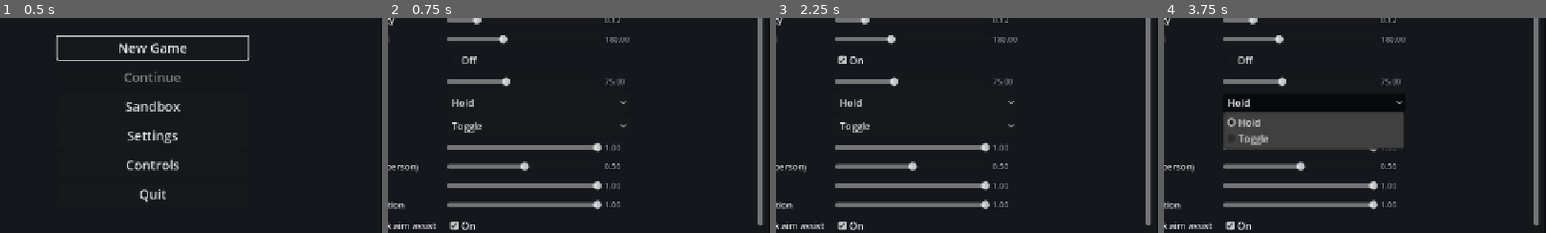
Above: before the commit, frames 1-4 (left to right).
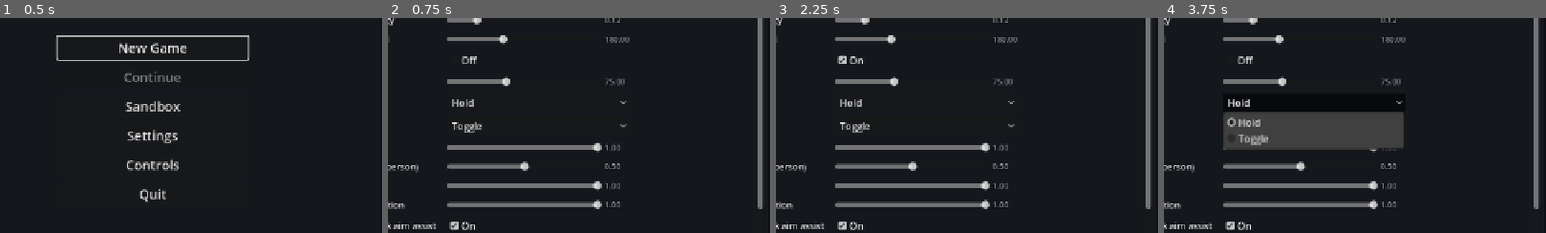
Above: after the commit, the same moments.

Repository: darkstalkermap-prog/Giantborne-Age-of-Titans
Game: Godot game, scene res://scenes/main.tscn
The game is run twice, just before and just after one commit, with the same random seed, the same clock (stepped at 60 frames per second) and the same inputs.
Inputs (mouse positions are % of the whole screen's width and height, from its top left):
- Up to frame 1 (0.5 s): no input
- Up to frame 2 (0.75 s): click "Settings" at 0.5 s
- Up to frame 3 (2.25 s): click (50, 87) at 1.25 s, where only the run after the commit has a clickable "Medium"; click "Off" at 2 s
- Up to frame 4 (3.75 s): click "On" at 2.75 s; click "Hold" at 3.5 s
The pictures show only the part of the screen within x 30-80%, y 28-78%; the shares and areas given below are measured in that part.

Frame 1 is identical in both runs. In frame 2, 0.1% of the frame differs, in the area x 96-98%, y 88-97%; in frame 3, 0.1%; in frame 4, 0.1%.

Commit message:
P14: graphics presets: Settings.graphics_quality (low | medium, --graphics flag, low on the web), LevelRoot applies the level record's render preset (Sun shadow distance, scenery visibility range, viewport MSAA) and the web overrides (AI tier 1 from 30 m); settings page row; tests
Co-Authored-By: Claude Opus 5.5 <noreply@anthropic.com>
Claude-Session: https://claude.ai/code/session_01Go6wybtSnFfKQb9VkEEDGU

Diff:
--- a/scripts/core/settings.gd
+++ b/scripts/core/settings.gd
@@ -1,12 +1,26 @@
 extends Node
-## Player settings (autoload "Settings"): camera comfort, accessibility and input bindings.
+## Player settings (autoload "Settings"): camera comfort, accessibility, input bindings and the
+## graphics preset.
 ##
 ## Stored in user://settings.json through SaveIO (schema-versioned, atomic replace, one
 ## backup). Pass "--no-user-settings" after "--" on the command line (tests, soak runs) to
 ## ignore and never touch the user's file.
+##
+## Graphics preset (P14, plan §3.16): the setting "graphics_quality" is "low" or "medium" (the
+## desktop default). LevelRoot applies the level record's `render` preset for the quality in
+## effect, `graphics_quality` (Sun shadow distance, scenery visibility range, viewport MSAA). The
+## web build always runs "low", and the command-line flag --graphics=low|medium (after "--")
+## fixes the preset for one run without saving it (the reference-PC measurement uses
+## --graphics=low).
 
 const PATH := "user://settings.json"
 const SCHEMA_VERSION := 1
+## The graphics presets (the keys of a level record's `render`; plan §2.8.3).
+const GRAPHICS_QUALITIES := ["low", "medium"]
+const GRAPHICS_DEFAULT := "medium"
+## The web build (single-threaded: the play link) always runs this preset.
+const GRAPHICS_WEB := "low"
+const GRAPHICS_ARG := "--graphics="
 
 const DEFAULTS := {
 	"mouse_sensitivity": 0.12,        ## degrees of camera rotation per mouse pixel
@@ -22,6 +36,7 @@
 	"vibration": 1.0,                 ## 0..1 controller rumble
 	"fp_aim_assist": true,            ## gentle first-person drift toward a locked target
 	"damage_numbers": true,
+	"graphics_quality": GRAPHICS_DEFAULT,   ## low | medium (P14); the web build always runs low
 	"bindings": {},                   ## action -> [event dicts]; replaces that action's defaults
 }
 const RANGES := {
@@ -29,7 +44,8 @@
 	"fov_deg": [60.0, 100.0], "camera_shake": [0.0, 1.0], "head_bob": [0.0, 1.0],
 	"hit_flash": [0.0, 1.0], "vibration": [0.0, 1.0],
 }
-const ENUMS := {"sprint_mode": ["hold", "toggle"], "lock_mode": ["toggle", "hold"]}
+const ENUMS := {"sprint_mode": ["hold", "toggle"], "lock_mode": ["toggle", "hold"],
+	"graphics_quality": GRAPHICS_QUALITIES}
 
 signal changed(key: String)
 
@@ -39,11 +55,24 @@
 var _unsaved := false   ## changed with save=false (live slider drags) and not yet written
 ## Session-only state that survives sandbox resets but is never written to disk.
 var session := {"camera_mode": 0}
+## The preset of --graphics=low|medium for this run ("" = none; never saved).
+var graphics_override := ""
+## The graphics preset in effect (read-only): "low" on the web, else the --graphics flag, else
+## the saved setting (resolve_graphics_quality).
+var graphics_quality: String:
+	get:
+		return resolve_graphics_quality(str(get_value("graphics_quality")), graphics_override,
+			OS.has_feature("web"))
 
 
 func _ready() -> void:
 	values = DEFAULTS.duplicate(true)
-	persist = not OS.get_cmdline_user_args().has("--no-user-settings")
+	var args := OS.get_cmdline_user_args()
+	persist = not args.has("--no-user-settings")
+	var graphics := parse_graphics_arg(args)
+	graphics_override = str(graphics.value)
+	if str(graphics.error) != "":
+		push_warning("[settings] " + str(graphics.error))
 	if persist:
 		load_settings()
 	apply_bindings()
@@ -184,3 +213,47 @@
 			if d == ev:
 				out.append(InputBindings.LABELS.get(other, other))
 	return out
+
+
+# --------------------------------------------------------------------------- graphics preset (P14)
+
+## The preset in effect for a saved value, a --graphics override ("" = none) and the platform:
+## the web build always runs GRAPHICS_WEB; a valid override wins over the saved value; an unknown
+## value falls back to GRAPHICS_DEFAULT.
+static func resolve_graphics_quality(saved: String, override: String, web: bool) -> String:
+	if web:
+		return GRAPHICS_WEB
+	if GRAPHICS_QUALITIES.has(override):
+		return override
+	if GRAPHICS_QUALITIES.has(saved):
+		return saved
+	return GRAPHICS_DEFAULT
+
+
+## The --graphics=low|medium option of the user args: {"value": "" | quality, "error": ""}. An
+## unknown value is an error message (the caller warns) and no override.
+static func parse_graphics_arg(args: PackedStringArray) -> Dictionary:
+	var out := {"value": "", "error": ""}
+	for arg in args:
+		if not arg.begins_with(GRAPHICS_ARG):
+			continue
+		var v := arg.substr(GRAPHICS_ARG.length()).strip_edges().to_lower()
+		if GRAPHICS_QUALITIES.has(v):
+			out.value = v
+			out.error = ""
+		else:
+			out.value = ""
+			out.error = "unknown %s%s (allowed: %s); the saved preset is used" % [GRAPHICS_ARG, v,
+				", ".join(PackedStringArray(GRAPHICS_QUALITIES))]
+	return out
+
+
+## Why the saved graphics setting does not decide the preset now ("" when it does): the web
+## build, or a --graphics flag. The settings page shows the row disabled with this text.
+func graphics_lock_reason() -> String:
+	if OS.has_feature("web"):
+		return "The web build always uses the Low preset."
+	if graphics_override != "":
+		return "Set to %s for this run by %s%s." % [graphics_override.capitalize(), GRAPHICS_ARG,
+			graphics_override]
+	return ""
--- a/scripts/world/level_root.gd
+++ b/scripts/world/level_root.gd
@@ -16,18 +16,41 @@
 ##
 ## Lookups are built once at _ready from the groups (descendants of this root only) and
 ## rebuilt when an id is not found, so nodes added later (tests) are found too.
+##
+## Graphics presets (P14, plan §3.16, §5.4): at _ready, and whenever the graphics setting
+## changes, the level record's `render` preset for the quality in effect is applied - the Sun's
+## directional_shadow_max_distance, visibility_range_end on every scenery geometry below this
+## root (groups SCENERY_GROUPS) and the viewport's 3D MSAA (put back when the level leaves the
+## tree). The quality is Settings.graphics_quality; on the web (or with force_web_for_tests) the
+## record's `web_overrides` decide instead: their `quality` (low) and `ai_tier1_m`, the distance
+## beyond which the EncounterDirector runs AI LOD tier 1 (its near_m: 30 m instead of 40 m).
 
 const GROUP := "level_root"
 ## Navigation layer bit -> the child of Navigation that holds it (plan §2.2).
 const NAV_REGION_NAMES := {1: "Human", 2: "Large", 4: "Giant", 8: "SmallGiant"}
+## Scenery geometry the preset's scenery_visibility_end_m applies to: "scenery" (any level) and
+## the Valley builder's "valley_scenery" (its tree MultiMeshes).
+const SCENERY_GROUPS := ["scenery", "valley_scenery"]
+## A preset's msaa (samples) -> Viewport.MSAA.
+const MSAA_MODES := {0: Viewport.MSAA_DISABLED, 2: Viewport.MSAA_2X, 4: Viewport.MSAA_4X, 8: Viewport.MSAA_8X}
+## The quality the web build runs when the record's web_overrides name none.
+const WEB_QUALITY := "low"
 
 ## The id of this level's `level` record (budget, AI LOD, districts, start checkpoint).
 @export var level_id := "level.valley"
+
+## Tests: behave as the web build (apply the record's web_overrides). Reset it after the test.
+static var force_web_for_tests := false
+
+## What apply_graphics() did last: {"quality", "web", "shadow_distance_m", "scenery_visibility_end_m",
+## "scenery_nodes", "msaa", "ai_tier1_m"} (only the keys it applied; {} before the first call).
+var applied_graphics: Dictionary = {}
 
 var _markers: Dictionary = {}       # marker_id -> LevelMarker
 var _checkpoints: Dictionary = {}   # checkpoint_id -> CheckpointMarker
 var _areas: Dictionary = {}         # area_id -> AreaTrigger
 var _player_ref: WeakRef = null
+var _msaa_before := -1              # the viewport's MSAA before this level changed it (-1: unchanged)
 
 
 func _enter_tree() -> void:
@@ -36,6 +59,13 @@
 
 func _ready() -> void:
 	rebuild_lookups()
+	apply_graphics()
+	if not Settings.changed.is_connected(_on_settings_changed):
+		Settings.changed.connect(_on_settings_changed)
+
+
+func _exit_tree() -> void:
+	_restore_msaa()
 
 
 ## The level record named by level_id ({} when there is none, e.g. a level without data).
@@ -193,3 +223,108 @@
 
 func _owns(n: Node) -> bool:
 	return n == self or is_ancestor_of(n)
+
+
+# --------------------------------------------------------------------------- graphics presets (P14)
+
+## True in the web build, or while force_web_for_tests is set.
+static func is_web() -> bool:
+	return OS.has_feature("web") or force_web_for_tests
+
+
+## The record's web_overrides ({} when it has none).
+func web_overrides() -> Dictionary:
+	var w: Variant = level_record().get("web_overrides", {})
+	return w if typeof(w) == TYPE_DICTIONARY else {}
+
+
+## The graphics quality this level runs: on the web the record's web_overrides.quality (default
+## low), else Settings.graphics_quality (the saved setting or the --graphics flag).
+func graphics_quality() -> String:
+	if is_web():
+		var q := str(web_overrides().get("quality", WEB_QUALITY))
+		return q if Settings.GRAPHICS_QUALITIES.has(q) else WEB_QUALITY
+	return Settings.graphics_quality
+
+
+## The record's render preset for `quality` ({} when the record has none).
+func render_preset(quality: String) -> Dictionary:
+	var render: Variant = level_record().get("render", {})
+	if typeof(render) != TYPE_DICTIONARY:
+		return {}
+	var preset: Variant = (render as Dictionary).get(quality, {})
+	return preset if typeof(preset) == TYPE_DICTIONARY else {}
+
+
+## Applies the render preset of graphics_quality() (and, on the web, the AI tier-1 distance of
+## web_overrides) and returns what it applied (also kept in applied_graphics). Safe to call
+## again: everything it sets is absolute. Called at _ready and on a graphics setting change.
+func apply_graphics() -> Dictionary:
+	var q := graphics_quality()
+	var out := {"quality": q, "web": is_web()}
+	var preset := render_preset(q)
+	if SchemaUtil.is_number(preset.get("shadow_distance_m")):
+		var sun := sun_light()
+		if sun != null:
+			sun.directional_shadow_max_distance = float(preset.shadow_distance_m)
+			out["shadow_distance_m"] = sun.directional_shadow_max_distance
+	if SchemaUtil.is_number(preset.get("scenery_visibility_end_m")):
+		var end := float(preset.scenery_visibility_end_m)
+		var nodes := scenery_nodes()
+		for g in nodes:
+			g.visibility_range_end = end
+		out["scenery_visibility_end_m"] = end
+		out["scenery_nodes"] = nodes.size()
+	if SchemaUtil.is_number(preset.get("msaa")) and is_inside_tree():
+		var mode: int = MSAA_MODES.get(int(preset.msaa), Viewport.MSAA_DISABLED)
+		var vp := get_viewport()
+		if _msaa_before < 0:
+			_msaa_before = vp.msaa_3d
+		vp.msaa_3d = mode as Viewport.MSAA
+		out["msaa"] = int(preset.msaa)
+	if is_web():
+		var tier1: Variant = web_overrides().get("ai_tier1_m")
+		var d := director()
+		if SchemaUtil.is_number(tier1) and d != null:
+			# The director's tier-0 radius: beyond it members run the reduced tier-1 rates.
+			d.near_m = minf(float(tier1), d.mid_m)
+			out["ai_tier1_m"] = d.near_m
+	applied_graphics = out
+	return out
+
+
+## The level's sun: the child named "Sun", else the first DirectionalLight3D below this root.
+func sun_light() -> DirectionalLight3D:
+	var sun := get_node_or_null("Sun") as DirectionalLight3D
+	if sun != null:
+		return sun
+	var found := find_children("*", "DirectionalLight3D", true, false)
+	return found[0] as DirectionalLight3D if not found.is_empty() else null
+
+
+## The scenery geometry below this root (members of SCENERY_GROUPS), each once.
+func scenery_nodes() -> Array[GeometryInstance3D]:
+	var out: Array[GeometryInstance3D] = []
+	if not is_inside_tree():
+		return out
+	for group: String in SCENERY_GROUPS:
+		for n in get_tree().get_nodes_in_group(group):
+			var g := n as GeometryInstance3D
+			if g != null and _owns(g) and not out.has(g):
+				out.append(g)
+	return out
+
+
+func _on_settings_changed(key: String) -> void:
+	if key == "graphics_quality" and is_inside_tree():
+		apply_graphics()
+
+
+## Puts the viewport's MSAA back as it was before this level changed it.
+func _restore_msaa() -> void:
+	if _msaa_before < 0:
+		return
+	var vp := get_viewport()
+	if vp != null:
+		vp.msaa_3d = _msaa_before as Viewport.MSAA
+	_msaa_before = -1
--- /dev/null
+++ b/tests/integration/test_graphics_quality.gd
@@ -0,0 +1,213 @@
+extends IntegrationSuite
+## Graphics presets (P14, plan §3.16, §5.4): LevelRoot applies its level record's `render` preset
+## for the quality in effect - the Sun's shadow distance, visibility_range_end on the scenery
+## below it (groups "scenery" and "valley_scenery") and the viewport's MSAA - at _ready and again
+## when the setting changes; the --graphics flag fixes the quality for a run; the web build (here
+## LevelRoot.force_web_for_tests) runs the record's web_overrides: low and AI tier 1 from 30 m.
+
+## A test level whose record carries both presets and web overrides (P10a's director test level:
+## low 60 / 160 / no MSAA, medium 120 / 220 / 2x, web low with tier 1 from 30 m).
+const LEVEL_ID := "level.director_test"
+
+var _saved_quality: Variant
+var _saved_override := ""
+var _msaa_before := 0
+
+
+func before_each() -> void:
+	await super()
+	_saved_quality = Settings.values.get("graphics_quality", Settings.GRAPHICS_DEFAULT)
+	_saved_override = Settings.graphics_override
+	Settings.graphics_override = ""
+	_msaa_before = get_viewport().msaa_3d
+	LevelRoot.force_web_for_tests = false
+
+
+func after_each() -> void:
+	LevelRoot.force_web_for_tests = false
+	Settings.values["graphics_quality"] = _saved_quality
+	Settings.graphics_override = _saved_override
+	get_viewport().msaa_3d = _msaa_before as Viewport.MSAA
+	await super()
+
+
+## A small LevelRoot for `level_id`: a Sun (shadows to 90 m), one tree MeshInstance3D in group
+## "scenery", one MultiMeshInstance3D in "valley_scenery", optionally an EncounterDirector.
+func _level(level_id := LEVEL_ID, with_director := true) -> LevelRoot:
+	var lv := LevelRoot.new()
+	lv.name = "GraphicsTestLevel"
+	lv.level_id = level_id
+	var sun := DirectionalLight3D.new()
+	sun.name = "Sun"
+	sun.shadow_enabled = true
+	sun.directional_shadow_max_distance = 90.0
+	lv.add_child(sun)
+	var tree := MeshInstance3D.new()
+	tree.name = "Tree"
+	tree.mesh = BoxMesh.new()
+	tree.visibility_range_end = 999.0
+	tree.add_to_group("scenery", true)
+	lv.add_child(tree)
+	var forest := MultiMeshInstance3D.new()
+	forest.name = "Forest"
+	forest.visibility_range_end = 999.0
+	forest.add_to_group("valley_scenery", true)
+	lv.add_child(forest)
+	if with_director:
+		var d := EncounterDirector.new()
+		d.name = "EncounterDirector"
+		lv.add_child(d)
+	world.add_child(lv)
+	return lv
+
+
+## A preset with every value as a float, keys sorted (JSON numbers load as floats).
+static func _numbers(d: Variant) -> Dictionary:
+	var out := {}
+	if typeof(d) != TYPE_DICTIONARY:
+		return out
+	var keys: Array = (d as Dictionary).keys()
+	keys.sort()
+	for k: Variant in keys:
+		out[k] = float(d[k])
+	return out
+
+
+func _sun(lv: LevelRoot) -> DirectionalLight3D:
+	return lv.get_node("Sun") as DirectionalLight3D
+
+
+func _tree(lv: LevelRoot) -> GeometryInstance3D:
+	return lv.get_node("Tree") as GeometryInstance3D
+
+
+func _forest(lv: LevelRoot) -> GeometryInstance3D:
+	return lv.get_node("Forest") as GeometryInstance3D
+
+
+func test_presets_follow_the_setting() -> void:
+	Settings.values["graphics_quality"] = "medium"
+	var outside := MeshInstance3D.new()
+	outside.visibility_range_end = 999.0
+	outside.add_to_group("scenery", true)
+	world.add_child(outside)   # scenery of another level: never touched
+	var lv := _level()
+	await step_ticks(1)
+	assert_eq(lv.graphics_quality(), "medium", "the saved setting decides on desktop")
+	assert_near(_sun(lv).directional_shadow_max_distance, 120.0, 0.001, "medium: shadows to 120 m")
+	assert_near(_tree(lv).visibility_range_end, 220.0, 0.001, "medium: scenery to 220 m")
+	assert_near(_forest(lv).visibility_range_end, 220.0, 0.001, "also the Valley builder's scenery group")
+	assert_near(outside.visibility_range_end, 999.0, 0.001, "scenery outside the level is left alone")
+	assert_eq(int(get_viewport().msaa_3d), int(Viewport.MSAA_2X), "medium: 2x MSAA")
+	assert_eq(int(lv.applied_graphics.get("scenery_nodes", 0)), 2, "two scenery nodes")
+	# A live change (the settings page) re-applies at once.
+	Settings.set_value("graphics_quality", "low", false)
+	assert_eq(str(lv.applied_graphics.get("quality", "")), "low", "re-applied on the change")
+	assert_near(_sun(lv).directional_shadow_max_distance, 60.0, 0.001, "low: shadows to 60 m")
+	assert_near(_tree(lv).visibility_range_end, 160.0, 0.001, "low: scenery to 160 m")
+	assert_near(_forest(lv).visibility_range_end, 160.0, 0.001, "low: the Valley scenery group too")
+	assert_eq(int(get_viewport().msaa_3d), int(Viewport.MSAA_DISABLED), "low: no MSAA")
+	assert_eq(int(lv.applied_graphics.get("msaa", -1)), 0, "applied msaa reported")
+	assert_false(lv.applied_graphics.has("ai_tier1_m"), "desktop: the AI LOD distances stay the record's")
+	assert_near(lv.director().near_m, 40.0, 0.001, "desktop: AI tier 1 from 40 m")
+	Settings.set_value("graphics_quality", "medium", false)
+	assert_near(_sun(lv).directional_shadow_max_distance, 120.0, 0.001, "and back to medium")
+	# Another setting does not re-apply (the scenery keeps a value set meanwhile).
+	_tree(lv).visibility_range_end = 50.0
+	Settings.set_value("camera_shake", float(Settings.get_value("camera_shake")), false)
+	assert_near(_tree(lv).visibility_range_end, 50.0, 0.001, "only graphics_quality re-applies")
+	# Leaving the tree puts the viewport's MSAA back.
+	Settings.set_value("graphics_quality", "low", false)
+	world.remove_child(lv)
+	lv.free()
+	assert_eq(int(get_viewport().msaa_3d), _msaa_before, "the viewport MSAA is restored when the level leaves")
+
+
+func test_the_command_line_flag_fixes_the_preset() -> void:
+	assert_eq(Settings.parse_graphics_arg(PackedStringArray(["--graphics=low"])),
+		{"value": "low", "error": ""}, "--graphics=low")
+	assert_eq(str(Settings.parse_graphics_arg(PackedStringArray(["--mode=valley", "--graphics=MEDIUM"])).value),
+		"medium", "case does not matter")
+	assert_eq(str(Settings.parse_graphics_arg(PackedStringArray([])).value), "", "no flag: no override")
+	var bad := Settings.parse_graphics_arg(PackedStringArray(["--graphics=ultra"]))
+	assert_eq(str(bad.value), "", "an unknown preset is no override")
+	assert_true(str(bad.error).contains("--graphics=ultra"), "and an error to warn about (%s)" % bad.error)
+	assert_eq(Settings.resolve_graphics_quality("medium", "", false), "medium", "saved medium")
+	assert_eq(Settings.resolve_graphics_quality("low", "", false), "low", "saved low")
+	assert_eq(Settings.resolve_graphics_quality("medium", "low", false), "low", "the flag wins over the setting")
+	assert_eq(Settings.resolve_graphics_quality("low", "medium", false), "medium", "both ways")
+	assert_eq(Settings.resolve_graphics_quality("medium", "", true), "low", "the web always runs low")
+	assert_eq(Settings.resolve_graphics_quality("medium", "medium", true), "low", "even with the flag")
+	assert_eq(Settings.resolve_graphics_quality("ultra", "", false), Settings.GRAPHICS_DEFAULT, "unknown saved value")
+	assert_eq(Settings.GRAPHICS_DEFAULT, "medium", "desktop default medium")
+	assert_eq(str(Settings.DEFAULTS.graphics_quality), "medium", "the default setting")
+	# The flag decides the level's preset and locks the settings row.
+	Settings.values["graphics_quality"] = "medium"
+	Settings.graphics_override = "low"
+	assert_eq(Settings.graphics_quality, "low", "the preset in effect")
+	assert_true(Settings.graphics_lock_reason().contains("--graphics=low"), "the row explains why it is locked")
+	var lv := _level(LEVEL_ID, false)
+	await step_ticks(1)
+	assert_near(_sun(lv).directional_shadow_max_distance, 60.0, 0.001, "--graphics=low applies low")
+	var grid := GridContainer.new()
+	world.add_child(grid)
+	var row := SettingsPages.graphics_row(grid)
+	assert_true(row.disabled, "the settings row is disabled while the flag rules")
+	assert_eq(row.get_item_text(row.selected), "Low", "and shows the preset in effect")
+	Settings.graphics_override = ""
+	assert_eq(Settings.graphics_lock_reason(), "", "no flag: the setting decides")
+	var free_row := SettingsPages.graphics_row(grid)
+	assert_false(free_row.disabled, "the row is enabled without the flag")
+	assert_eq(free_row.item_count, 2, "Low and Medium")
+	assert_eq(free_row.get_item_text(free_row.selected), "Medium", "showing the saved setting")
+	free_row.item_selected.emit(0)
+	assert_eq(str(Settings.get_value("graphics_quality")), "low", "choosing Low changes the setting")
+	assert_near(_sun(lv).directional_shadow_max_distance, 60.0, 0.001, "and the level follows")
+	grid.queue_free()
+
+
+func test_the_web_build_runs_low_with_nearer_ai_tier_1() -> void:
+	Settings.values["graphics_quality"] = "medium"
+	LevelRoot.force_web_for_tests = true
+	var lv := _level()
+	await step_ticks(1)
+	assert_true(LevelRoot.is_web(), "forced web")
+	assert_eq(lv.graphics_quality(), "low", "the web overrides force low over a medium setting")
+	assert_near(_sun(lv).directional_shadow_max_distance, 60.0, 0.001, "web: shadows to 60 m")
+	assert_near(_tree(lv).visibility_range_end, 160.0, 0.001, "web: scenery to 160 m")
+	assert_eq(int(get_viewport().msaa_3d), int(Viewport.MSAA_DISABLED), "web: no MSAA")
+	assert_near(lv.director().near_m, 30.0, 0.001, "web: AI tier 1 from 30 m")
+	assert_near(lv.director().mid_m, 90.0, 0.001, "tier 2 still from 90 m")
+	assert_near(float(lv.applied_graphics.get("ai_tier1_m", 0.0)), 30.0, 0.001, "reported")
+	assert_true(bool(lv.applied_graphics.get("web", false)), "and marked as the web preset")
+	assert_eq(lv.director().lod_tier_for(Vector3(35, 0, 0), Vector3.ZERO, false), 1, "35 m away: tier 1 on the web")
+	# A setting change cannot leave low on the web.
+	Settings.set_value("graphics_quality", "medium", false)
+	assert_near(_sun(lv).directional_shadow_max_distance, 60.0, 0.001, "still low after a setting change")
+	# Without the forced flag the same record gives the desktop distances.
+	LevelRoot.force_web_for_tests = false
+	var desk := _level()
+	await step_ticks(1)
+	assert_near(desk.director().near_m, 40.0, 0.001, "desktop: tier 1 from 40 m")
+	assert_eq(desk.director().lod_tier_for(Vector3(35, 0, 0), Vector3.ZERO, false), 0, "35 m away: tier 0 on desktop")
+
+
+func test_level_records_carry_the_presets() -> void:
+	for id: String in ["level.valley", "level.director_test", "level.stress_arena"]:
+		var rec := GameData.get_record(id)
+		if id == "level.stress_arena" and rec.is_empty():
+			continue   # the stress arena's record arrives with its scene
+		assert_eq(str(rec.get("type", "")), "level", "%s exists" % id)
+		var render: Dictionary = rec.get("render", {})
+		assert_eq(_numbers(render.get("low", {})), {"msaa": 0.0, "scenery_visibility_end_m": 160.0,
+			"shadow_distance_m": 60.0}, "%s: the low preset (plan §5.4)" % id)
+		assert_eq(_numbers(render.get("medium", {})), {"msaa": 2.0, "scenery_visibility_end_m": 220.0,
+			"shadow_distance_m": 120.0}, "%s: the medium preset" % id)
+		var web: Dictionary = rec.get("web_overrides", {})
+		assert_eq(str(web.get("quality", "")), "low", "%s: the web build runs low" % id)
+		assert_near(float(web.get("ai_tier1_m", 0.0)), 30.0, 0.001, "%s: web AI tier 1 from 30 m" % id)
+	# A level without a record (or without presets) applies nothing and does not fail.
+	var bare := _level("level.no_such_level", false)
+	await step_ticks(1)
+	assert_near(_sun(bare).directional_shadow_max_distance, 90.0, 0.001, "no record: the scene's own shadow distance")
+	assert_false(bare.applied_graphics.has("msaa"), "no MSAA change without a preset")
--- a/ui/screens/settings_pages.gd
+++ b/ui/screens/settings_pages.gd
@@ -6,8 +6,8 @@
 ## column) or pad button / trigger (controller column) becomes the binding; Esc cancels.
 ##
 ## Settings rows apply live; sliders write the settings file when a drag ends (the screen calls
-## Settings.flush() on close for keyboard and pad slider changes). P14 adds the graphics preset
-## row and P16 the controller rows here.
+## Settings.flush() on close for keyboard and pad slider changes). P14 added the graphics preset
+## row (graphics_row); P16 adds the controller rows here.
 
 var _capture_action := ""
 var _capture_pad := false
@@ -37,6 +37,7 @@
 	slider_row(grid, "Controller vibration", "vibration", 0.0, 1.0, 0.05)
 	check_row(grid, "First-person lock aim assist", "fp_aim_assist")
 	check_row(grid, "Damage numbers", "damage_numbers")
+	graphics_row(grid)
 	grid.add_child(UiKit.label("Motion blur", 15))
 	var mb := CheckBox.new()
 	mb.button_pressed = false
@@ -89,6 +90,22 @@
 			o.select(i)
 	o.item_selected.connect(func(i: int) -> void: Settings.set_value(key, options[i]))
 	grid.add_child(o)
+	return o
+
+
+## The graphics preset row (P14): Low (shorter shadows and scenery range, no MSAA: the
+## reference-PC measurement preset) or Medium. Changing it applies at once (LevelRoot listens).
+## The web build always runs Low and a --graphics flag fixes the preset for the run: the row then
+## shows the preset in effect, disabled, with the reason as its tooltip.
+static func graphics_row(grid: GridContainer) -> OptionButton:
+	var o := option_row(grid, "Graphics preset", "graphics_quality", Settings.GRAPHICS_QUALITIES)
+	o.tooltip_text = "Low: shorter shadow and scenery distances, no MSAA (the reference-PC preset). " \
+		+ "Medium: the full distances with MSAA. Each level's record sets the numbers."
+	var reason := Settings.graphics_lock_reason()
+	if reason != "":
+		o.select(maxi(0, Settings.GRAPHICS_QUALITIES.find(Settings.graphics_quality)))
+		o.disabled = true
+		o.tooltip_text = reason
 	return o
 
 
Not shown, added: tests/integration/test_graphics_quality.gd.uid
